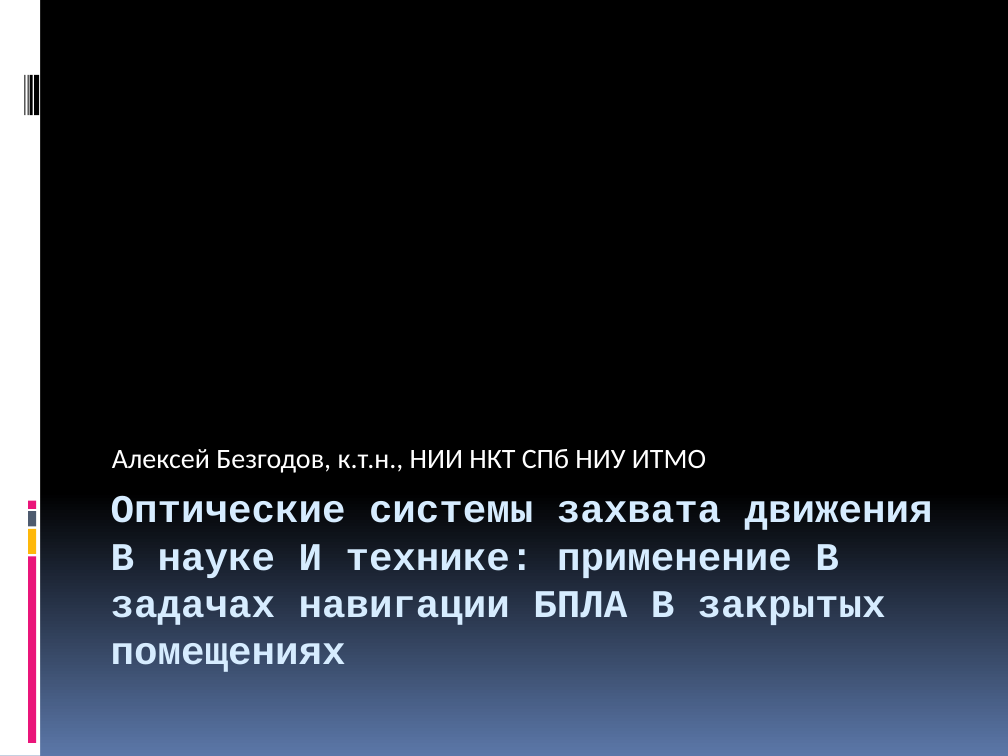
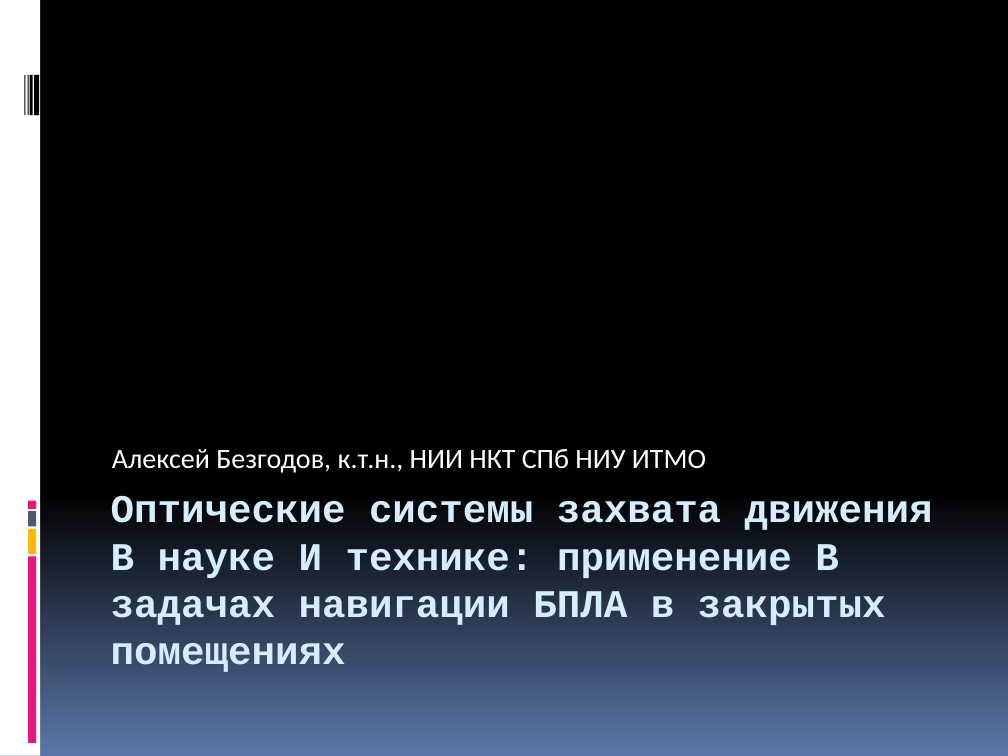
Before and after one commit to yaceq/quadro-xds, a slide deck: slide 1 of Docs/Medias2012.pptx. Drawn at 1008x756 pixels with LibreOffice and Linux fonts; fonts in the diff are those of the drawing. Boxes give left, top, right and bottom in pixels: in the first picture for what was removed or moved away, otherwise in the second. Text is boxed around its words. In the diff, an @@ line names an element or a change of style, - is before the commit and + after.

```diff
--- a/Docs/Medias2012.pptx
+++ b/Docs/Medias2012.pptx
@@ title at <box>111,496,933,672</box>: text changed @@
-Оптические системы захвата движения В науке И технике: применение В задачах навигации БПЛА В закрытых помещениях
+Оптические системы захвата движения В науке И технике: применение В задачах навигации БПЛА в закрытых помещениях
```
Also in this commit, not shown: 1 other slide changed, 7 slides added.
